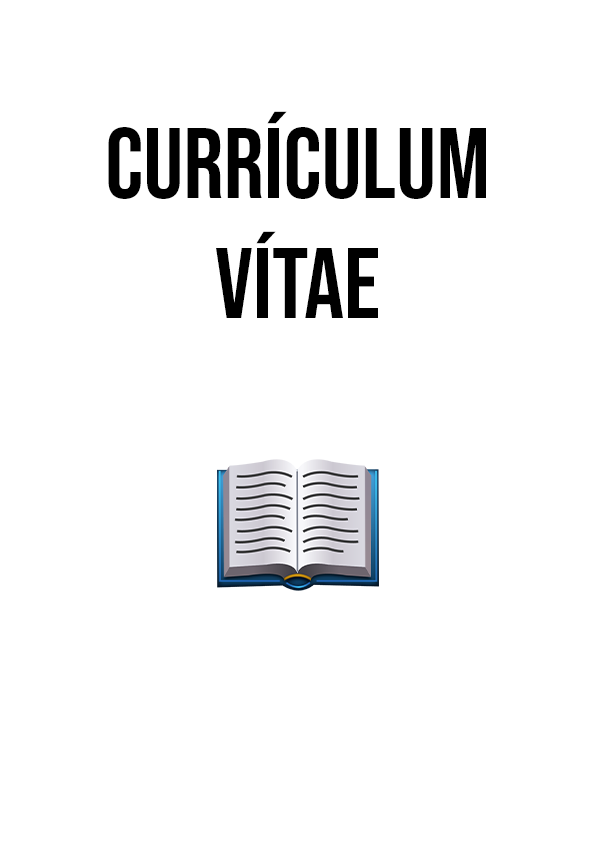
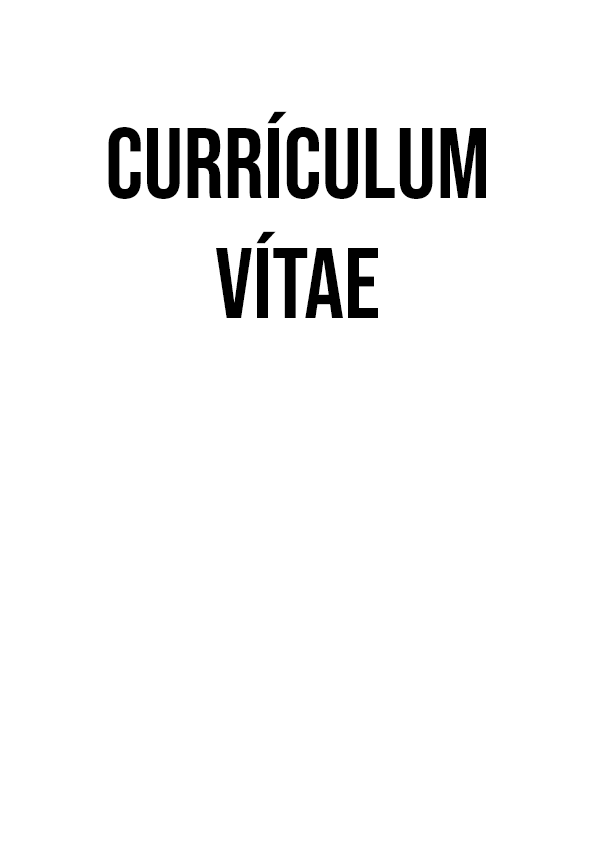
Layered file, before and after one edit (595 x 842). Changes by layer:
painted on "Open Book Emoji" over bbox(217, 459, 379, 591)
